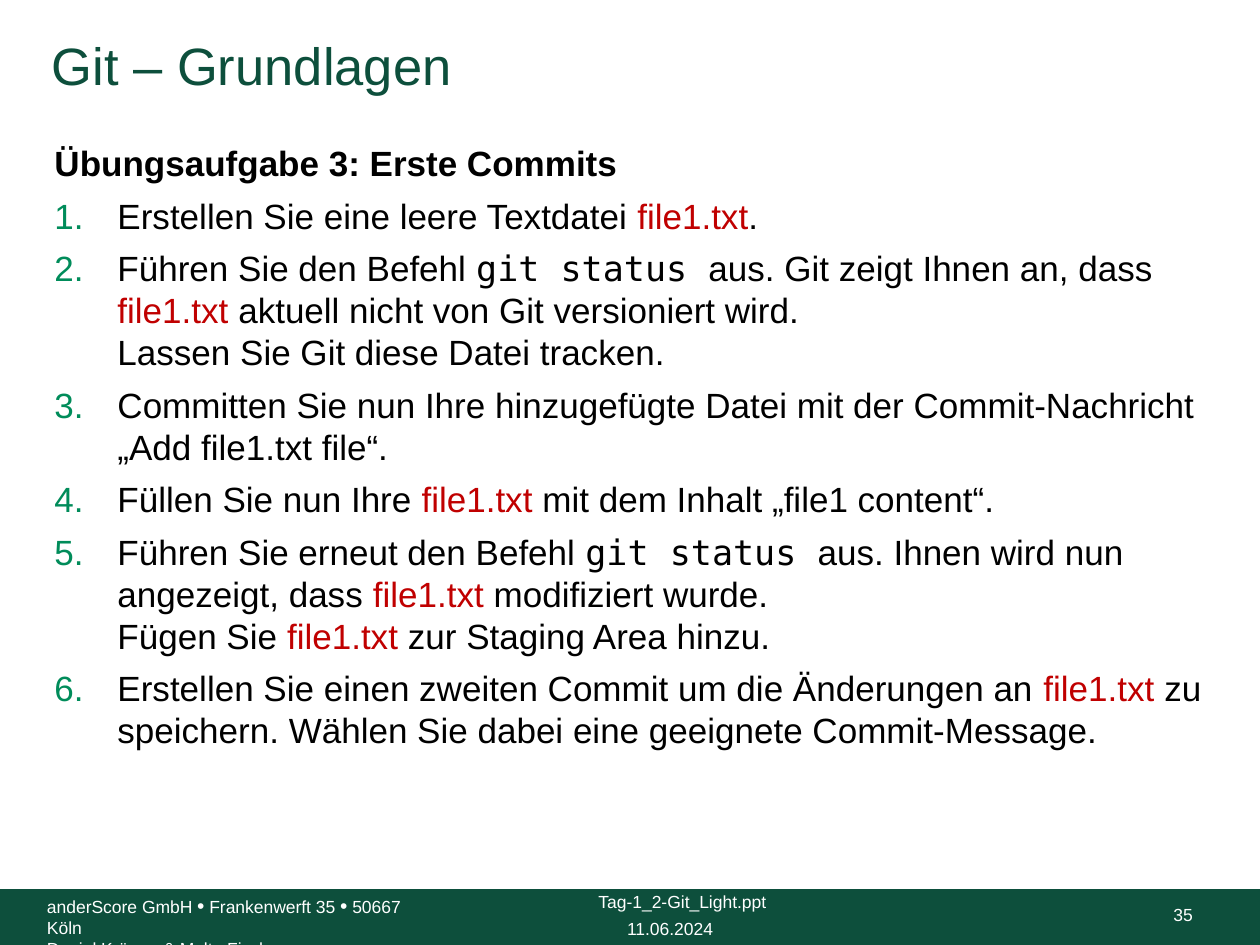
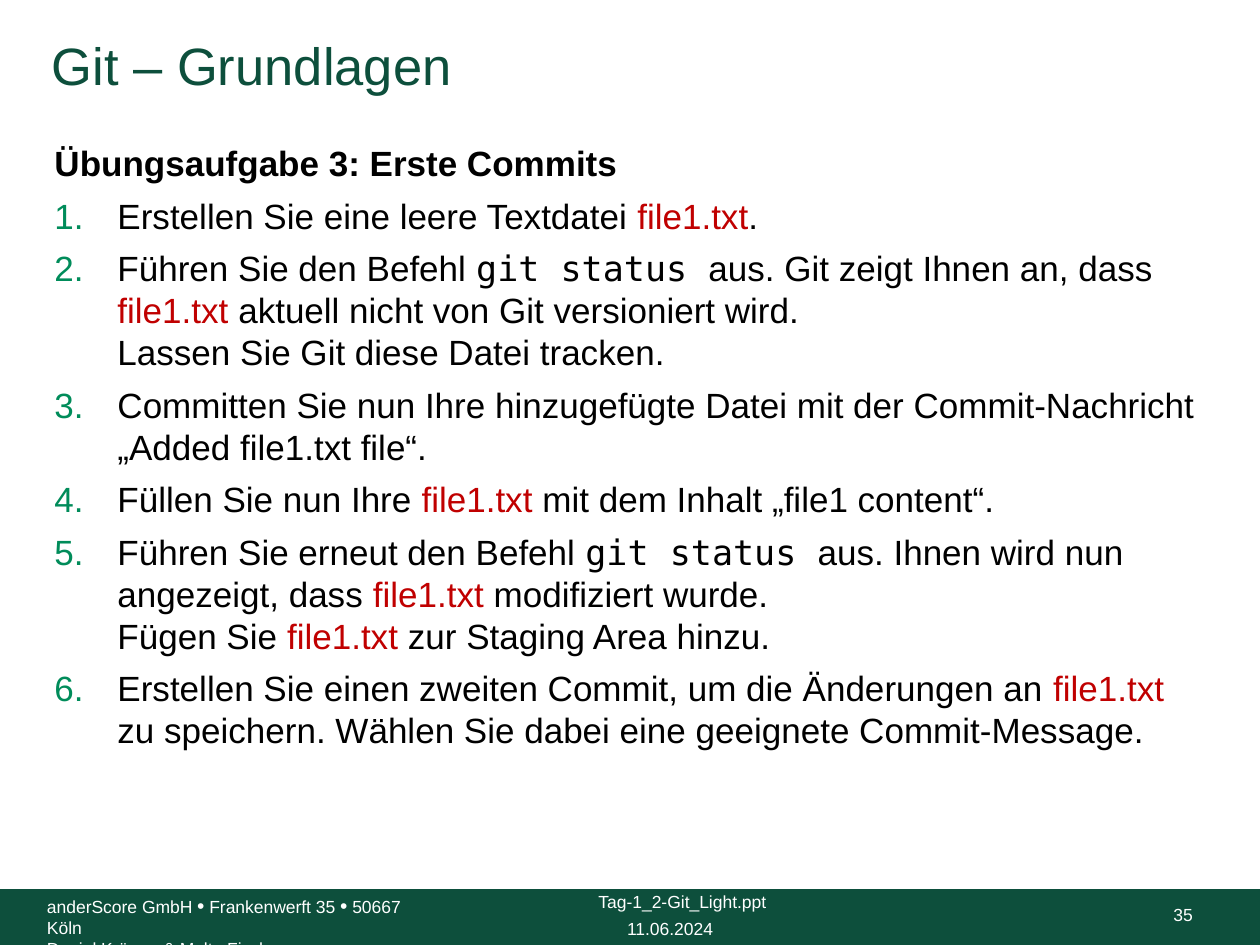
Before and after one commit to anderscore-gmbh/gitlab, a slide deck: slide 35 of slides/Tag-1_2-Git_Light.pptx. Drawn at 1260x945 pixels with LibreOffice and Linux fonts; fonts in the diff are those of the drawing; background and template pictures are left out. Boxes give left, top, right and bottom in pixels: in the first picture for what was removed or moved away, otherwise in the second. Text is boxed around its words. In the diff, an @@ line names an element or a change of style, - is before the commit and + after.

```diff
--- a/slides/Tag-1_2-Git_Light.pptx
+++ b/slides/Tag-1_2-Git_Light.pptx
@@ text at [117, 392, 1194, 465]: text changed @@
-3. Committen Sie nun Ihre hinzugefügte Datei mit der Commit-Nachricht „Add file1.txt file“.
+3. Committen Sie nun Ihre hinzugefügte Datei mit der Commit-Nachricht „Added file1.txt file“.
@@ text at [117, 673, 1164, 750]: text changed @@
-6. Erstellen Sie einen zweiten Commit um die Änderungen an file1.txt zu speichern. Wählen Sie dabei eine geeignete Commit-Message.
+6. Erstellen Sie einen zweiten Commit, um die Änderungen an file1.txt zu speichern. Wählen Sie dabei eine geeignete Commit-Message.
```
Also in this commit, not shown: 41 other slides changed, 5 other files.
